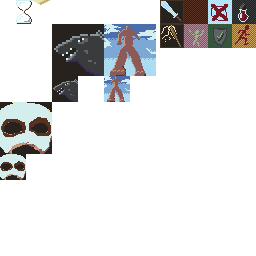
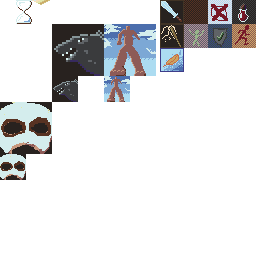
Before/after of a 256x256 layered artwork. What changed in the layer stack:
painted on "hud.png" over [160, 48, 184, 72]
